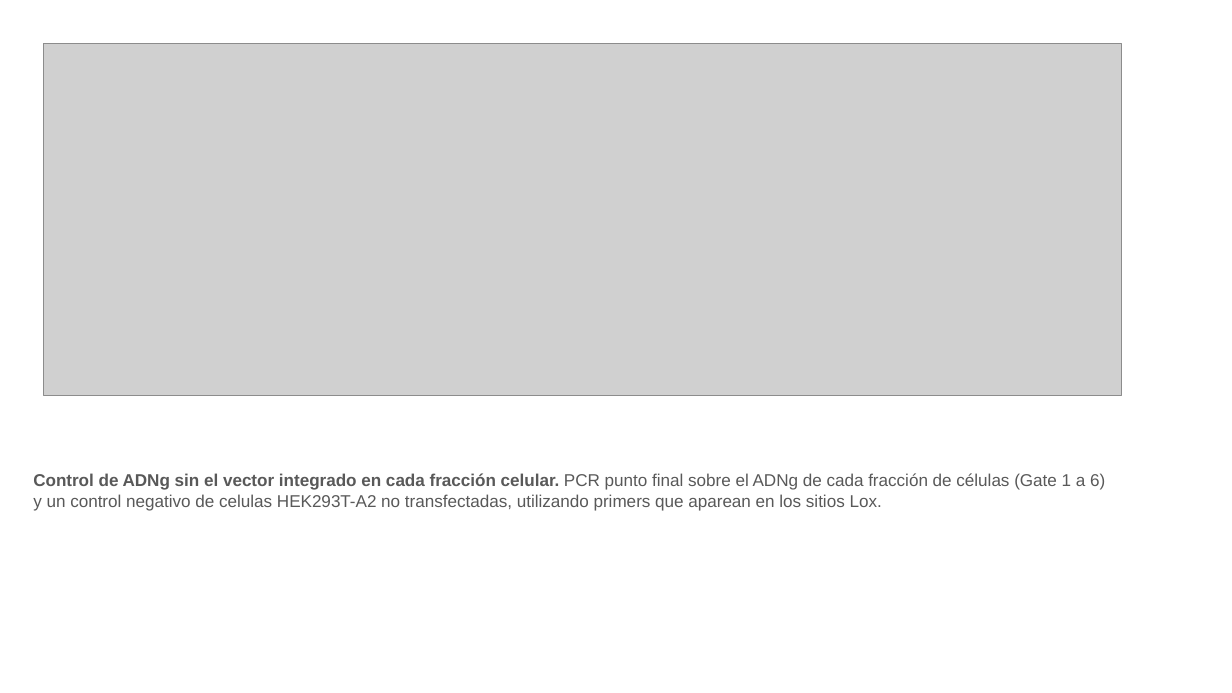
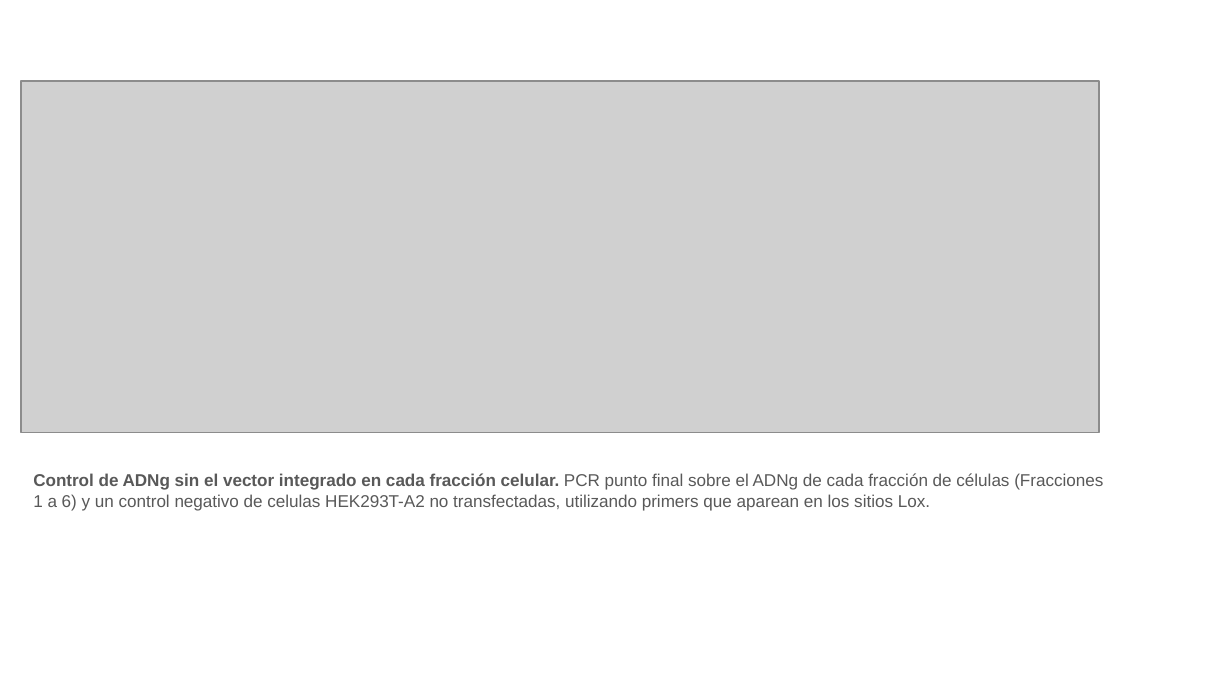
Before and after one commit to martin-iungman/TesisDoc, a slide deck: slide 7 of docs/Fig MyM.pptx (slide 6 before the commit). Drawn at 1232x693 pixels with LibreOffice and Linux fonts; fonts in the diff are those of the drawing; grey boxes stand for pictures. Boxes give left, top, right and bottom in pixels: in the first picture for what was removed or moved away, otherwise in the second. Text is boxed around its words. In the diff, an @@ line names an element or a change of style, - is before the commit and + after.

```diff
--- a/docs/Fig MyM.pptx
+++ b/docs/Fig MyM.pptx
@@ picture: place and size @@
-picture at [43,43,1121,394]
+picture at [21,81,1099,432]
@@ text at [33,473,1103,511]: text changed @@
-Control de ADNg sin el vector integrado en cada fracción celular. PCR punto final sobre el ADNg de cada fracción de células (Gate 1 a 6) y un control negativo de celulas HEK293T-A2 no transfectadas, utilizando primers que aparean en los sitios Lox.
+Control de ADNg sin el vector integrado en cada fracción celular. PCR punto final sobre el ADNg de cada fracción de células (Fracciones 1 a 6) y un control negativo de celulas HEK293T-A2 no transfectadas, utilizando primers que aparean en los sitios Lox.
```
Also in this commit, not shown: 2 other slides changed, 5 slides added, 2 slides removed, 24 other files.
